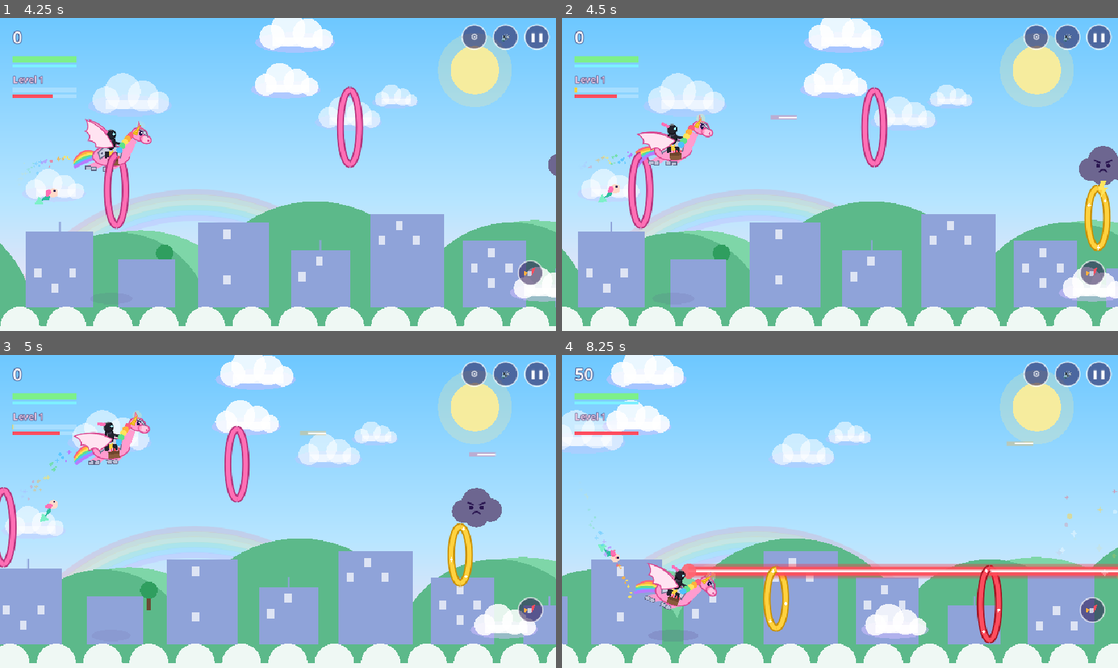
Above: before the commit, frames 1-4 (two rows, left to right).
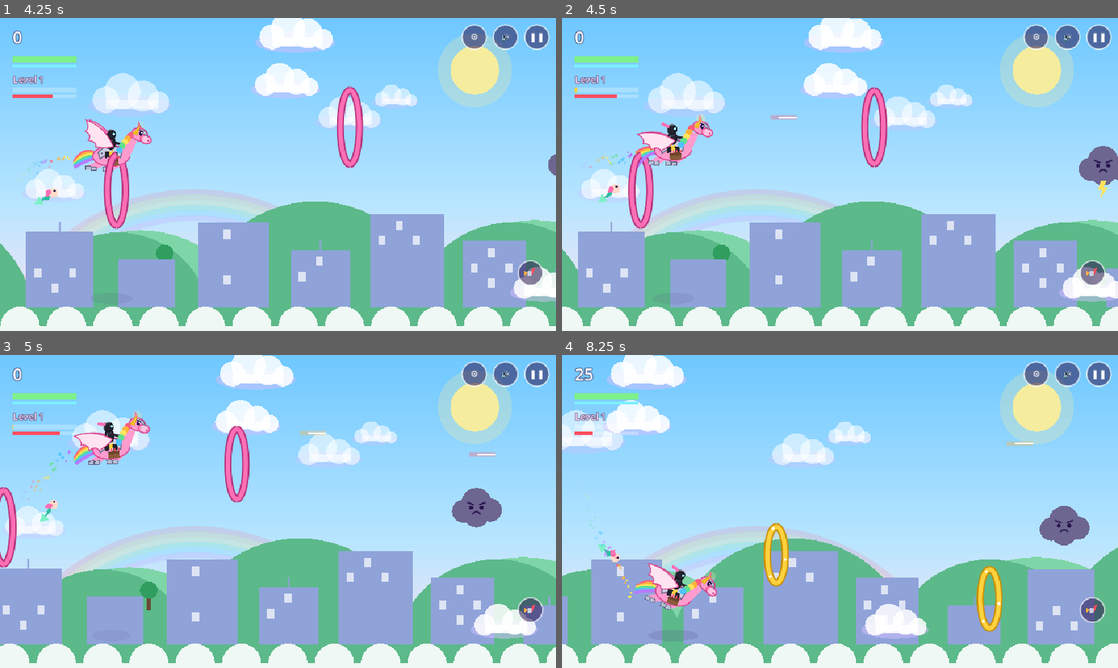
Above: after the commit, the same moments.

Repository: Dan8NOD/flying-unicorn
Game: Godot game, scene res://main.tscn
Same seed, same stepped clock (60 frames per second), same inputs: the game is played once before the commit and once after it.
Inputs (mouse positions are in pixels of both pictures, inside the frame that each line leads up to):
- Up to frame 1 (4.25 s): tap Enter at 0.5, 3.6 s; move the mouse to (400, 158) at 0.52 s; hold D (fly_right) 0.53-1.25 s; hold Space (fire) 0.53-1.25 s; click (400, 158) at 0.67 s; drag from (166, 190) to (250, 237) at 1.27 s; move the mouse to (333, 105) at 2.02 s; hold D (fly_right) 2.03-2.75 s; tap X at 2.1 s; drag from (250, 237) to (111, 127) at 2.77 s; move the mouse to (444, 221) at 3.52 s; hold A (fly_left) from 3.53 s (still down)
- Up to frame 2 (4.5 s): release A (fly_left) at 4.25 s; drag from (673, 127) to (756, 96) at 4.27 s
- Up to frame 3 (5 s): no input
- Up to frame 4 (8.25 s): move the mouse to (867, 511) at 5.02 s; hold S (fly_down) 5.03-5.75 s; hold Space (fire) 5.03-5.75 s; click (867, 511) at 5.17 s; drag from (756, 433) to (728, 527) at 5.77 s; move the mouse to (962, 495) at 6.52 s; hold W (fly_up) 6.53-7.25 s; tap X at 6.6 s; drag from (728, 527) to (812, 574) at 7.27 s; move the mouse to (895, 442) at 8.02 s; hold S (fly_down) from 8.03 s (still down); tap Enter at 8.1 s

Frame 1 is identical in both runs. In frame 2, 0.6% of the frame differs, in the area x 93-99%, y 53-75%; in frame 3, 0.6%; in frame 4, 6.3%, in the area x 2-100%, y 4-93%.

Commit message:
Short beam, foe cap, ring economy, pink lasers
Eye-beam down to 0.75s with faster boss ticks. Enemies capped
(1 at level 1, up to 3 by level 4, boss counts against the
cap). Rings spawn to 2 per foe on screen, baseline 2, so the
sky thins out instead of flooding. Every ring works a weapon:
pink fires one aimed laser, red the 4-volley, gold the rocket
trio. Verified 25s headless clean.

Diff:
--- a/main.gd
+++ b/main.gd
@@ -82,7 +82,7 @@
 const HEAT_TIME := 9.0
 const RELOAD_TIME := 3.0
 const BEAM_PERIOD := 6.0
-const BEAM_DUR := 3.0
+const BEAM_DUR := 0.75
 var heat := 0.0
 var shock: Array = []
 var overheated := false
@@ -752,7 +752,8 @@
 	# Spawning
 	ring_timer -= dt
 	if ring_timer <= 0:
-		_spawn_ring()
+		if rings.size() < _ring_target():
+			_spawn_ring()
 		ring_timer = randf_range(1.25, 1.7) * (260 / speed) * 1.1
 	cloud_timer -= dt
 	if cloud_timer <= 0:
@@ -775,6 +776,7 @@
 				react_pop = 1.0
 				if r.gold: _gold_hit()
 				elif r.red: _red_hit()
+				else: _single_laser()
 				combo += 1; rings_passed += 1
 				best_combo = maxi(best_combo, combo)
 				var pts := (50 if r.gold else 10) * combo
@@ -902,7 +904,7 @@
 		if bin:
 			boss.beam_tick -= dt
 			if boss.beam_tick <= 0:
-				boss.beam_tick = 0.6
+				boss.beam_tick = 0.35
 				_damage_boss(1)
 				_burst(boss.x, boss.y, 10, [Color.WHITE, Color("ff4d5e")], 220)
 	for c in clouds:
@@ -1314,6 +1316,53 @@
 	_laser_volley()
 
 
+func _foe_count() -> int:
+	var n := 0
+	for c in clouds:
+		if not c.dead:
+			n += 1
+	if boss != null and not boss.leaving:
+		n += 1
+	return n
+
+
+func _foe_cap() -> int:
+	var cap := mini(1 + level / 2, 3)
+	if boss != null:
+		cap -= 1
+	return maxi(0, cap)
+
+
+func _ring_target() -> int:
+	return maxi(2, 2 * _foe_count())
+
+
+func _single_laser() -> void:
+	var foe = _nearest_foe(Vector2(uni.x, uni.y), 2000.0)
+	var l := Laser.new()
+	if vertical:
+		l.x = uni.x
+		l.y = uni.y - 70
+		l.vx = 0
+		l.vy = -900
+	else:
+		var tip := _horn_tip()
+		l.x = tip.x
+		l.y = tip.y
+		l.vx = 900
+		l.vy = 0
+	if foe != null:
+		var aim := Vector2(foe.x - l.x, foe.y - l.y)
+		if aim.length() > 1:
+			aim = aim.normalized() * 900.0
+			l.vx = aim.x
+			l.vy = aim.y
+	l.c = RAINBOW[lasers.size() % 6]
+	l.lock = foe
+	lasers.append(l)
+	synth.laser()
+
+
 func _roll_cloud_kind(c: StormCloud) -> void:
 	var roll := randf()
 	c.zappy = randf() < 1.0 / 9.0
@@ -1429,15 +1478,19 @@
 	# Spawning from the top.
 	ring_timer -= dt
 	if ring_timer <= 0:
-		_spawn_ring_top()
+		if rings.size() < _ring_target():
+			_spawn_ring_top()
 		ring_timer = randf_range(1.25, 1.7) * (260 / speed) * 1.1
 	cloud_timer -= dt
 	if cloud_timer <= 0:
-		var c := StormCloud.new()
-		c.x = randf_range(80, VW - 80); c.y = -90; c.phase = randf_range(0, 6)
-		_roll_cloud_kind(c)
-		clouds.append(c)
-		cloud_timer = randf_range(2.2, 4) / (0.8 + level * 0.2)
+		if _foe_count() >= _foe_cap():
+			cloud_timer = 0.5
+		else:
+			var c := StormCloud.new()
+			c.x = randf_range(80, VW - 80); c.y = -90; c.phase = randf_range(0, 6)
+			_roll_cloud_kind(c)
+			clouds.append(c)
+			cloud_timer = randf_range(2.2, 4) / (0.8 + level * 0.2)
 	if hp < 70.0 and randf() < dt * 0.04 and pickups.is_empty():
 		var pk := Pickup.new()
 		pk.x = randf_range(90, VW - 90); pk.y = -50; pk.phase = randf_range(0, 6)
@@ -1455,6 +1508,7 @@
 				react_pop = 1.0
 				if r.gold: _gold_hit()
 				elif r.red: _red_hit()
+				else: _single_laser()
 				combo += 1; rings_passed += 1
 				best_combo = maxi(best_combo, combo)
 				var pts := (50 if r.gold else 10) * combo
@@ -1567,6 +1621,9 @@
 
 
 func _spawn_cloud() -> void:
+	if _foe_count() >= _foe_cap():
+		cloud_timer = 0.5
+		return
 	var c := StormCloud.new()
 	c.x = W + 80; c.y = randf_range(80, H - 120); c.phase = randf_range(0, 6)
 	_roll_cloud_kind(c)
